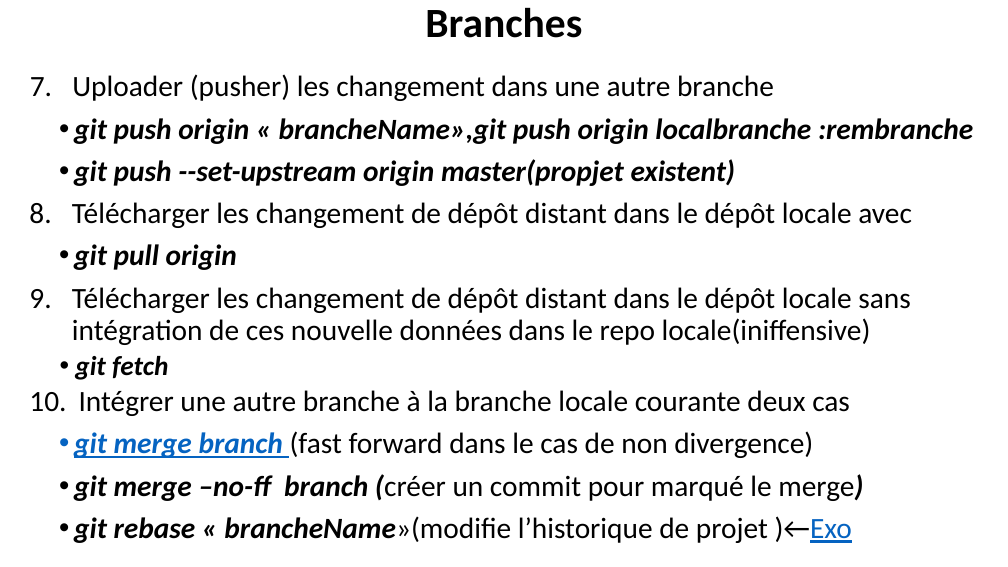
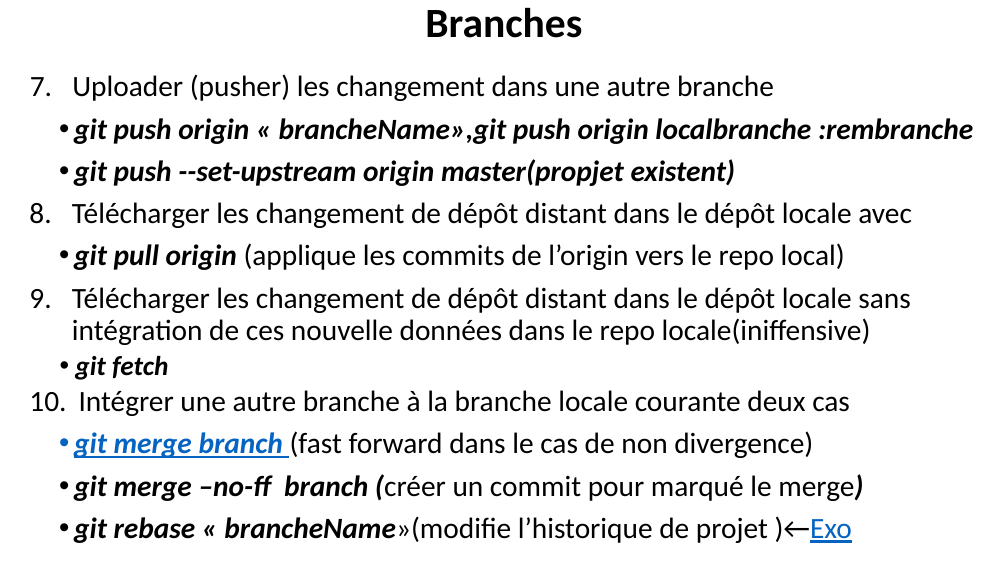
Before and after one commit to belakebiboussad/form, a slide deck: slide 15 of Formation Git.pptx (slide 14 before the commit). Drawn at 1008x567 pixels with LibreOffice and Linux fonts; fonts in the diff are those of the drawing. Boxes give left, top, right and bottom in pixels: in the first picture for what was removed or moved away, otherwise in the second. Text is boxed around its words. In the diff, an @@ line names an element or a change of style, - is before the commit and + after.

```diff
--- a/Formation Git.pptx
+++ b/Formation Git.pptx
@@ text at box(74, 243, 845, 270): text changed; bold off; italic off @@
-• git pull origin
+• git pull origin (applique les commits de l’origin vers le repo local)
```
Also in this commit, not shown: 7 other slides changed, 3 slides added, 1 slide removed, 1 other file.
